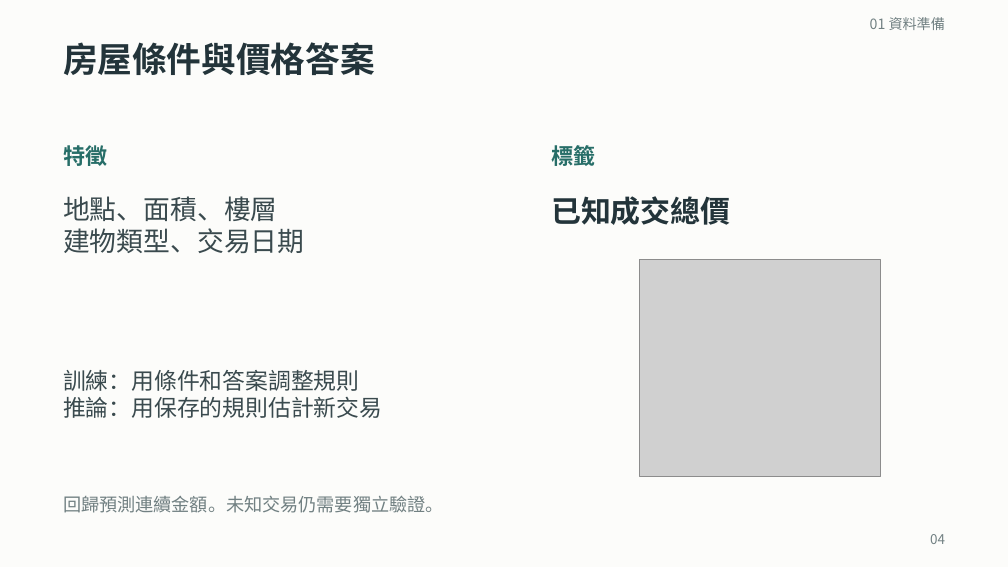
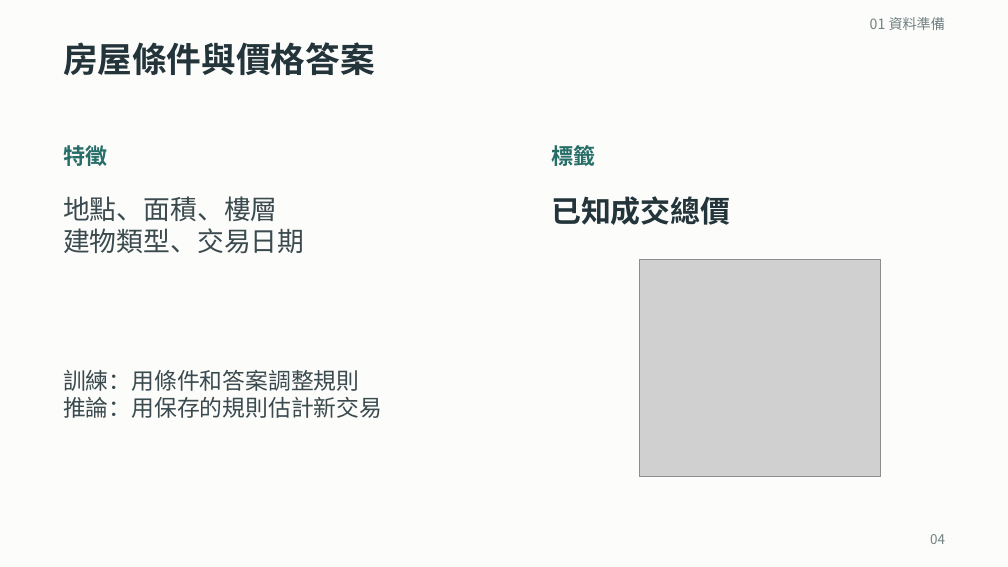
Before and after one commit to ziyi930108/nycu-house-price-regression, a slide deck: slide 4 of teaching/final_presentation/台灣房屋銷售價格預測挑戰賽_上台簡報.pptx. Drawn at 1008x567 pixels with LibreOffice and Linux fonts; fonts in the diff are those of the drawing; grey boxes stand for pictures. Boxes give left, top, right and bottom in pixels: in the first picture for what was removed or moved away, otherwise in the second. Text is boxed around its words. In the diff, an @@ line names an element or a change of style, - is before the commit and + after.

```diff
--- a/teaching/final_presentation/台灣房屋銷售價格預測挑戰賽_上台簡報.pptx
+++ b/teaching/final_presentation/台灣房屋銷售價格預測挑戰賽_上台簡報.pptx
@@ text removed at [63, 496, 444, 513] @@
-回歸預測連續金額。未知交易仍需要獨立驗證。
```
Also in this commit, not shown: 14 other slides changed, 1 slide added, 4 slides removed, 52 other files.
